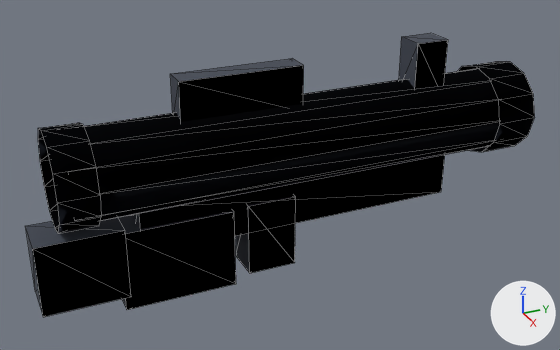
An edit to the glTF model assets/models/weapons/rocket/rocket.glb, drawn before and after from the same camera.
One viewpoint serves both versions: a 50 mm camera at (1.273, -0.589, 0.626) aimed at (-0.002, -0.016, -0.012). Every picture has the same lights, and +X, +Y and +Z are marked at lower right. The first picture is the older version. Mesh edges are drawn as thin lines. Vertices at exactly the same position are counted once.

Objects in the first picture: 'weapon-root'.
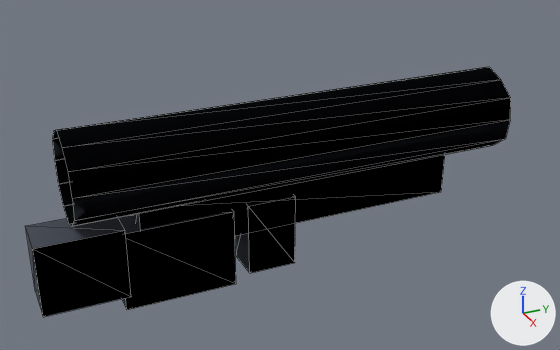
The change, as a list of edits to the scene's bpy script:
```text
Change me_火箭炮:
    used by ob_weapon_root; location = (0.0, 0.0, 0.0)
    remove me_火箭炮.from_pydata(...)  # 120 vertices, 144 faces; spans x -0.095..0.095, y -0.5..0.525, z -0.21..0.23
    add me_火箭炮.from_pydata(...)  # 56 vertices, 72 faces; spans x -0.085..0.085, y -0.5..0.47, z -0.21..0.15
    me_火箭炮 part 1: the loose piece of 24 vertices spanning x -0.095..0.095, y 0.435..0.525, z -0.035..0.155 is deleted
    me_火箭炮 part 2: the loose piece of 24 vertices spanning x -0.093..0.093, y -0.455..-0.385, z -0.033..0.153 is deleted
    me_火箭炮 part 3: the loose piece of 8 vertices spanning x -0.025..0.025, y -0.22..0.02, z 0.125..0.215 is deleted
    me_火箭炮 part 4: the loose piece of 8 vertices spanning x -0.03..0.03, y 0.265..0.335, z 0.11..0.23 is deleted
```

Changed parts and their boxes [x1, y1, x2, y2] in the pictures (560 x 350 px):
'weapon-root', reshaped (12% shorter): before [25, 33, 535, 317]; after [25, 67, 511, 317]
part 1 of me_火箭炮, deleted: before [457, 62, 535, 152]
part 2 of me_火箭炮, deleted: before [38, 123, 101, 234]
part 3 of me_火箭炮, deleted: before [170, 58, 304, 122]
part 4 of me_火箭炮, deleted: before [399, 33, 448, 89]
